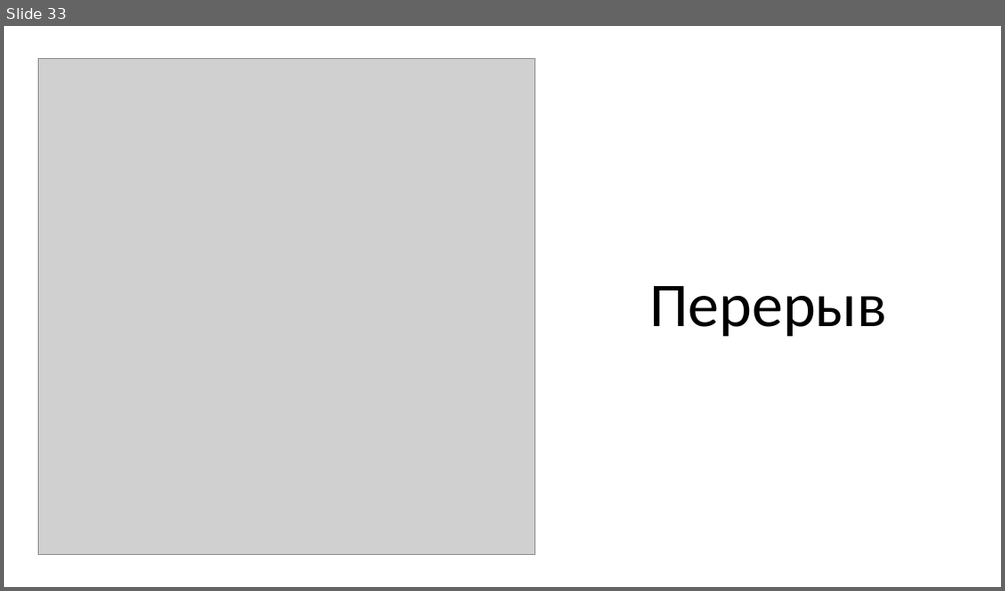
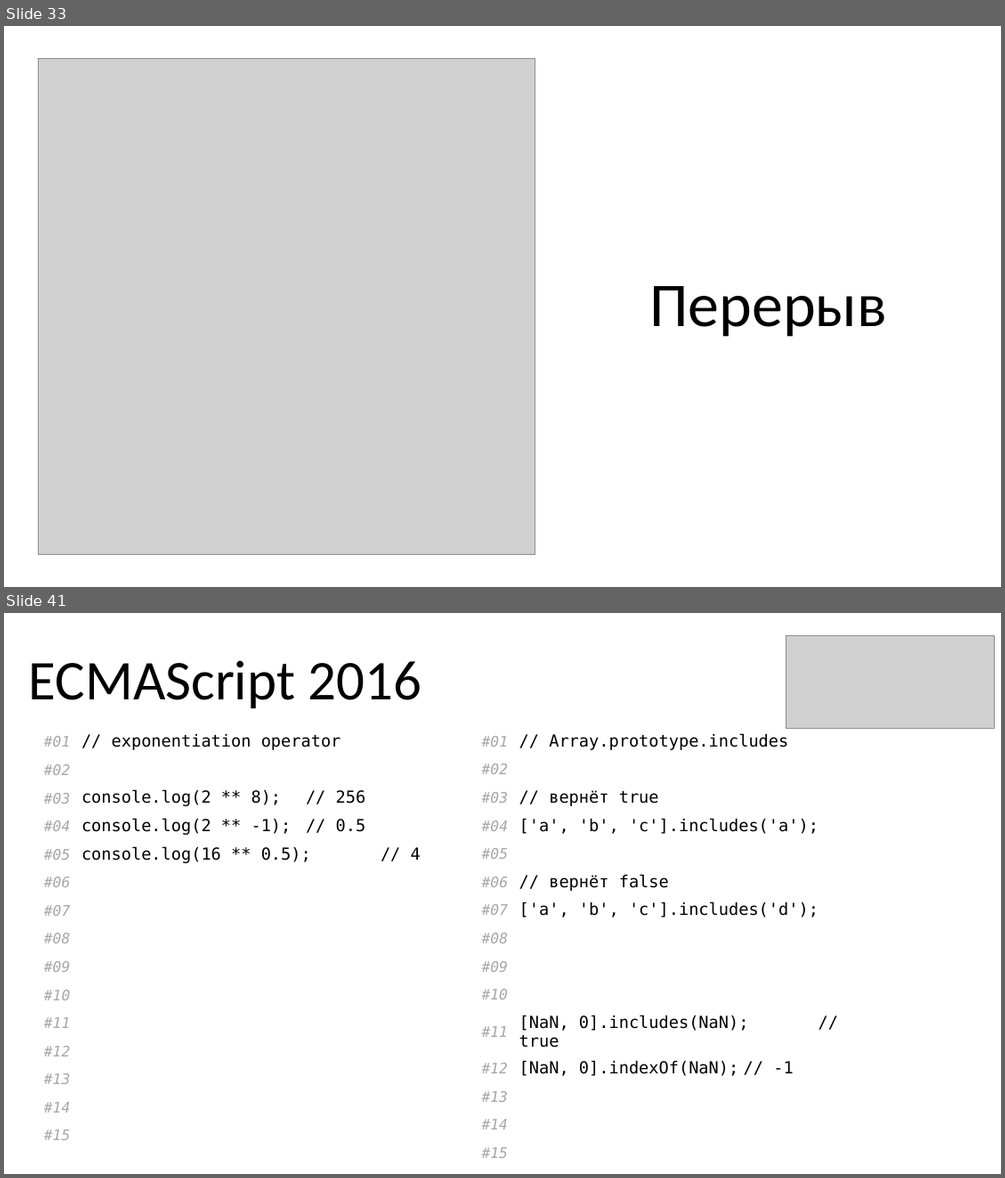
Before and after one commit to KOPTE3/modern-es, a slide deck: Modern ES.pptx. Shown one above the other, each under a label of ours: slide 33 before the commit, slides 33 and 41 after it; the slides between them are not shown. The pictures are 1005x591 and 1005x1178 pixels, drawn with LibreOffice and Linux fonts; fonts in the diff are those of the drawing; grey boxes stand for pictures. Boxes give left, top, right and bottom in pixels: in the first picture for what was removed or moved away, otherwise in the second. Text is boxed around its words. In the diff, an @@ line names an element or a change of style, - is before the commit and + after.

```diff
--- a/Modern ES.pptx
+++ b/Modern ES.pptx
@@ slide 41 added at [4,613,1001,1174], background #FFFFFF @@
@@ picture added at [786,636,994,728] @@
@@ title added at [29,660,422,708], 54 pt, text #000000 @@
+ECMAScript 2016
@@ table added at [21,728,446,1150], 15 rows, 2 columns @@
+#01 | // exponentiation operator
+#02 | 
+#03 | console.log(2 ** 8); // 256
+#04 | console.log(2 ** -1); // 0.5
+#05 | console.log(16 ** 0.5); // 4
+#06 | 
+#07 | 
+#08 | 
+#09 | 
+#10 | 
+#11 | 
+#12 | 
+#13 | 
+#14 | 
+#15 | 
@@ table added at [459,728,884,1161], 15 rows, 2 columns @@
+#01 | // Array.prototype.includes
+#02 | 
+#03 | // вернёт true
+#04 | ['a', 'b', 'c'].includes('a');
+#05 | 
+#06 | // вернёт false
+#07 | ['a', 'b', 'c'].includes('d');
+#08 | 
+#09 | 
+#10 | 
+#11 | [NaN, 0].includes(NaN); // true
+#12 | [NaN, 0].indexOf(NaN); // -1
+#13 | 
+#14 | 
+#15 | 
```
Also in this commit, not shown: 1 slide changed, 10 other slides added, 2 slides removed.
